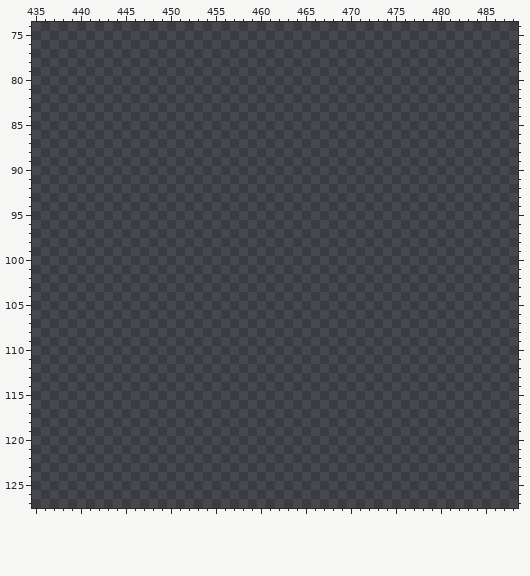
File history of a pixel-art file, src/concept/sprite/dddddd.aseprite. This is how it looked before the edit.
512x559 pixels, 1 frame. Colours within 5 levels of each other are drawn and written as one. Shown: x 435..488, y 74..127. The commit also changed other parts of the picture, which this record leaves out.
The result:
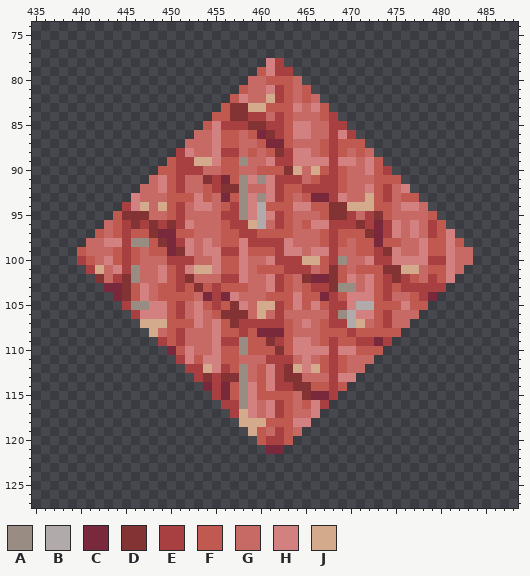
Palette (. is transparent): A #998d83  B #b1aaaa  C #7a293d  D #843334  E #a84042  F #c05a50  G #c76964  H #d38180  J #d4aa8c
Diff:
@@ x 435..488 @@
  77 ......................................................
- 78 ......................................................
- 79 ......................................................
- 80 ......................................................
- 81 ......................................................
- 82 ......................................................
- 83 ......................................................
- 84 ......................................................
- 85 ......................................................
- 86 ......................................................
- 87 ......................................................
- 88 ......................................................
- 89 ......................................................
- 90 ......................................................
- 91 ......................................................
- 92 ......................................................
- 93 ......................................................
- 94 ......................................................
- 95 ......................................................
- 96 ......................................................
- 97 ......................................................
- 98 ......................................................
- 99 ......................................................
-100 ......................................................
-101 ......................................................
-102 ......................................................
-103 ......................................................
-104 ......................................................
-105 ......................................................
-106 ......................................................
-107 ......................................................
-108 ......................................................
-109 ......................................................
-110 ......................................................
-111 ......................................................
-112 ......................................................
-113 ......................................................
-114 ......................................................
-115 ......................................................
-116 ......................................................
-117 ......................................................
-118 ......................................................
-119 ......................................................
-120 ......................................................
-121 ......................................................
+ 78 ..........................HE..........................
+ 79 .........................FHEE.........................
+ 80 ........................GGFFFG........................
+ 81 .......................FGGHEFGF.......................
+ 82 ......................FHGGJEFGFG......................
+ 83 .....................FDDJJFFFHGHF.....................
+ 84 ....................FFDDEEGEFGGGFE....................
+ 85 ...................FHEEEDDEEFHHGGEE...................
+ 86 ..................GGHFFGFCDEFHHGGEHE..................
+ 87 .................GGGHFFGGFCCFGGGFEFFF.................
+ 88 ................EHGGHEEGFGFDEHHGFEFGFG................
+ 89 ...............FEEJJHFFAGGHEEHHHHEHHGHF...............
+ 90 ..............FFEEEGGFFGGFFFDJGJFEFGGHFE..............
+ 91 .............GHFEGGDECFAHAHEEEGFEEFGGGFFF.............
+ 92 ............GGHFEGGFEDDAGGHEFFEEEEFGGHFEGH............
+ 93 ...........HGGGFFFHFGCFAHAHEFGFCCEHGGJFEGFF...........
+ 94 ..........EHJGJFEGHHGFEAHBFFFHHFFDDJJJFFGHHG..........
+ 95 .........FDDDGGFEGGGGEEAHBHEFGGGFDDEGEDFGGGGF.........
+ 96 ........GFEDEDEDEHGGGFEEJBGEFGFHHEEEDECEHGHGEF........
+ 97 .......FGFEFFDCCFFGGGFFEEFFFFGGGFEFFFDCEHGHGEFH.......
+ 98 ......GGHHEAAFDCEHGHGFFHEEEEHGGGFEFGFFCFFGGHFFHF......
+ 99 .....FGGGFEFGFFCDHGHHEEHFFFEHHGHHEGGFFEDHGGHFFHGG.....
+100 .....EFGHFEFGGGEEEGGHFFHGGHEEEJJFEAGGHEEHHHHEEHGG.....
+101 ......EJGHEAGGHFEHJJHFFHGFFFEEEGFDFGFFFDDJJGFFHG......
+102 .......DGEDAGGHFEDGGGEEHGGHEFGDCCDFHGHFEDEFGEFH.......
+103 ........CCDFHGFFEFDFEFFFGGHEFGFEEDAAGHFEFEEEEE........
+104 .........CDFHGFFFFGCECHGGGFFFHFFCEFHHHFEGGFEC.........
+105 ..........EAAHHFEGHFEFDHGJJEFHFHFEEHBBFFFHFF..........
+106 ...........EHHHFEGHGFDDDGJGEGGGGGEABHHFEGGG...........
+107 ............JJJFFFHGHFDEEEEEFGHGFEEBJGFEGG............
+108 .............JGFEGGGHFFEFCCCFGGGFFFEFFFFF.............
+109 ..............EFEGGGHEEAFFDEFHHGFEFFEECE..............
+110 ...............CFHGGHFFAFFFDFHHHHEHHFFF...............
+111 ................EHFHHFFGGGEEEGHGFEFGGG................
+112 .................EEJHEFAGFHEDJHJFEFGG.................
+113 ..................EDEDDAGFHEDDGGGEHH..................
+114 ...................CECFAHFHEEDDFFEF...................
+115 ....................ECFAHFFFFGDCCE....................
+116 .....................EEAHGHEFGFHE.....................
+117 ......................EJHGHEFGGH......................
+118 .......................JJJFFFHH.......................
+119 ........................JFGEFG........................
+120 .........................FEEF.........................
+121 ..........................CC..........................
 122 ......................................................
Boxes around the changes in both pictures, in picture pixels (x1, y1, x2, y2):
added: (77, 58, 473, 454)
